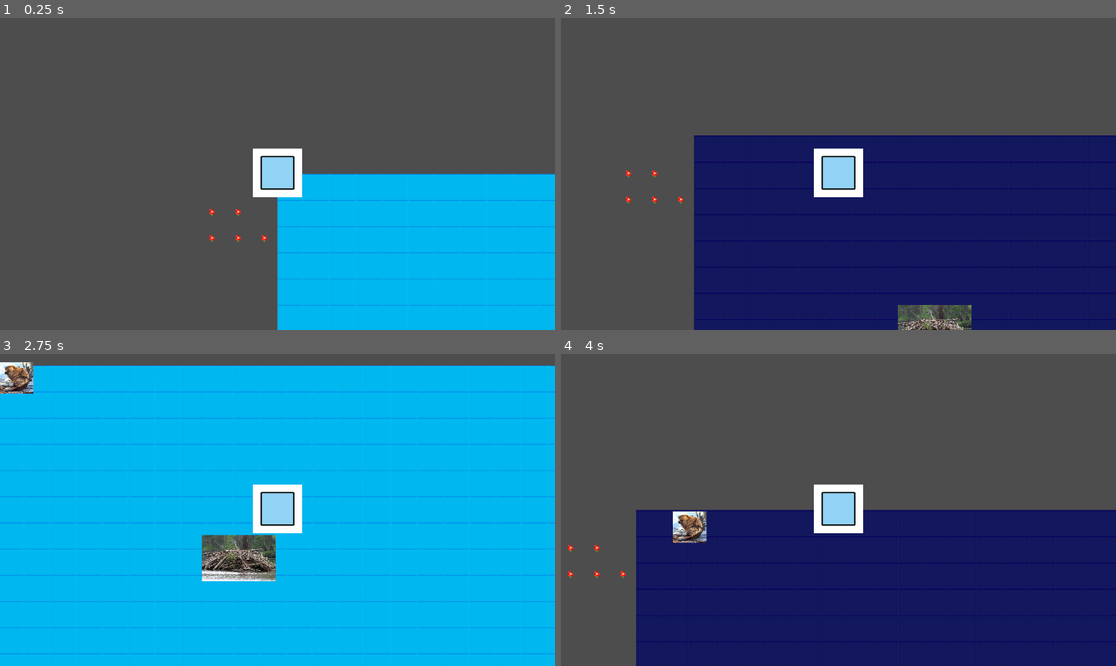
Above: before the commit, frames 1-4 (two rows, left to right).
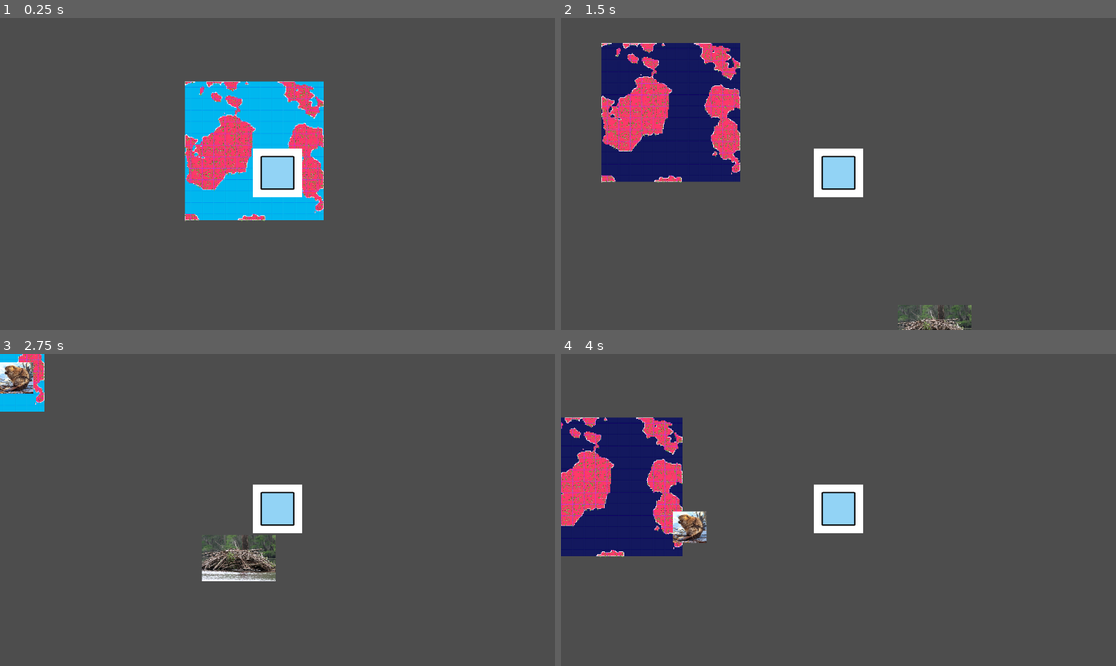
Above: after the commit, the same moments.

Repository: BigWing06/CS3-CapstoneProject
Game: Godot game, scene res://Viewport/Main.tscn
Two runs of this game, one before a commit and one after it. Both use one fixed random seed, a clock stepped at 60 frames per second and the inputs below.
Inputs:
- Up to frame 1 (0.25 s): no input
- Up to frame 2 (1.5 s): hold D (move_right) 0.53-1.28 s; hold S (move_down) from 1.28 s (still down)
- Up to frame 3 (2.75 s): release S (move_down) at 2.03 s; hold D (move_right) from 2.03 s (still down)
- Up to frame 4 (4 s): release D (move_right) at 2.78 s; hold W (move_up) 2.78-3.53 s; hold A (move_left) from 3.53 s (still down)

The runs differ from the first frame. In frame 1, 33% of the frame differs, in the area x 33-100%, y 20-100%; in frame 2, 54%; in frame 3, 92%, in the area x 0-100%, y 0-100%; in frame 4, 50%.

Commit message:
Update to rendering (switch to chunk system, accounts for position)

Diff:
--- a/Player/Player.gd
+++ b/Player/Player.gd
@@ -2,6 +2,7 @@
 
 @export var speed = 400
 var screen_size
+var chunk: Vector2i
 
 func _ready():
 	screen_size = get_viewport_rect().size
@@ -27,4 +28,4 @@
 	processMovement(delta)
 
 func _process(delta):
-	print(getCurrentChunk())
+	chunk = getCurrentChunk()
--- a/TileMap/tile_maps.gd
+++ b/TileMap/tile_maps.gd
@@ -1,39 +1,53 @@
 extends Node2D
 
+@export var chunkSize: Vector2i #Variable that determines how big a chunk is
+@export var chunkPlayerBuffer: int #Variable that determines how many chunks are rendered around the chunk the player is in
 
 # Called when the node enters the scene tree for the first time.
 var _terrainNoise = FastNoiseLite.new() # noise generator for terrain tilemap
 var _treeRand = RandomNumberGenerator.new() # random number generator for tree tilemap
 var _flowerRand = RandomNumberGenerator.new() # random generator object
+
+var _renderedChunks = [] #list that keeps track of the chunks that are rendered
+var _initalChunks = [Vector2i(-1, -1), Vector2i(-1, 0), Vector2i(-1, 1), Vector2i(0, -1), Vector2i(0, 0), Vector2i(0, 1), Vector2i(1, -1), Vector2i(1, 0), Vector2i(1, 1)]
+
 func _ready() -> void:
 	_terrainNoise.seed = global.WORLD_SEED
 	_treeRand.seed = global.WORLD_SEED
 	_flowerRand.seed = global.WORLD_SEED
-	_generate_chunk(position, Vector2(50, 50))
+	for chunk in _initalChunks:
+		print(chunk)
+		_generate_chunk(chunk)
 
 func getMainTilemap() -> TileMapLayer: #This function returns the terrain tilemap node for reference outside of this scene
 	return get_node("Terrain")
+
+func playerRenderNeighborChunks(playerChunk: Vector2i): #This function should be called by player scene instances so that more of the world is rendered when they leave the rendered area
+	pass
 
 # Called every frame. 'delta' is the elapsed time since the previous frame.
 func _process(delta: float) -> void:
 	pass
 
-func _generate_chunk(position: Vector2i,chunkSize: Vector2i):
+func _generate_chunk(chunkPosition: Vector2):
+	_renderedChunks.append(chunkPosition)
+	var position = Vector2i(chunkPosition.x * chunkSize.x, chunkPosition.y * chunkSize.y)
 	_generate_terrain_chunk(position, chunkSize)
 	_generate_tree_chunk(position, chunkSize)
 	_generate_decorations_chunk(position, chunkSize)
 
 func _generate_terrain_chunk(position: Vector2i, chunkSize: Vector2i): # generates the terrain based on position
+	print(position)
 	var _tile_pos = $Terrain.local_to_map(position)
 	var _snowToSet = [] # tiles to set to snow
 	var _waterToSet = [] # tiles to set to water
 	for x in range(chunkSize.x):
 		for y in range(chunkSize.y):
-			var _randNum = _terrainNoise.get_noise_2d(_tile_pos.x-chunkSize.x/2+x,_tile_pos.y-chunkSize.y/2+y)*10 # gets random number from noise
+			var _randNum = _terrainNoise.get_noise_2dv(Vector2(position)+Vector2(_tile_pos.x-chunkSize.x/2+x,_tile_pos.y-chunkSize.y/2+y))*10 # gets random number from noise
 			if _randNum >1:
-				_snowToSet.append(Vector2i(x,y)) # if the random number is greater than 1 add the tile position to the list of snow tiles
+				_snowToSet.append(position+Vector2i(x,y)) # if the random number is greater than 1 add the tile position to the list of snow tiles
 			else:
-				_waterToSet.append(Vector2i(x,y)) # otherwise add it to the list of water tiles
+				_waterToSet.append(position+Vector2i(x,y)) # otherwise add it to the list of water tiles
 	$Terrain.set_cells_terrain_connect(_snowToSet,0,0) # sets all of the snow array tiles to actually be snow
 	for pos in _waterToSet:
 		$Terrain.set_cell(pos,0,Vector2i(0,4)) # set all of the water array tiles to water
@@ -44,9 +58,9 @@
 	for x in range(chunkSize.x):
 		for y in range(chunkSize.y):
 			var _randNum = _treeRand.randf_range(0,1)
-			var _cellData = $Terrain.get_cell_tile_data(Vector2i(x,y)) # the terrain type at this position
+			var _cellData = $Terrain.get_cell_tile_data(position+Vector2i(x,y)) # the terrain type at this position
 			if _randNum >.8 and _cellData.terrain_set == 0: # if the terrain type is snow, and the random number is greater than 0.8
-				$Trees.set_cell(Vector2i(x,y),1,_treeOptions[_treeRand.randi_range(0,len(_treeOptions)-1)]) # set the tile to a random type of tree
+				$Trees.set_cell(position+Vector2i(x,y),1,_treeOptions[_treeRand.randi_range(0,len(_treeOptions)-1)]) # set the tile to a random type of tree
 
 func _generate_decorations_chunk(position: Vector2i, chunkSize: Vector2i):
 	var _tile_pos = $Decorations.local_to_map(position)
@@ -54,6 +68,6 @@
 	for x in range(chunkSize.x):
 		for y in range(chunkSize.y):
 			var _randNum = _flowerRand.randf_range(0,1)
-			var _cellData = $Terrain.get_cell_tile_data(Vector2i(x,y)) # the terrain type at this position
+			var _cellData = $Terrain.get_cell_tile_data(position+Vector2i(x,y)) # the terrain type at this position
 			if _randNum >.8 and _cellData.terrain_set == 0: # if the terrain type is snow, and the random number is greater than 0.8
-				$Decorations.set_cell(Vector2i(x,y),1,_flowerOptions[_flowerRand.randi_range(0,len(_flowerOptions)-1)]) # set the tile to a random type of tree
+				$Decorations.set_cell(position+Vector2i(x,y),1,_flowerOptions[_flowerRand.randi_range(0,len(_flowerOptions)-1)]) # set the tile to a random type of tree
--- a/TileMap/tile_maps.tscn
+++ b/TileMap/tile_maps.tscn
@@ -559,6 +559,8 @@
 
 [node name="TileMaps" type="Node2D"]
 script = ExtResource("1_bl065")
+chunkSize = Vector2i(50, 50)
+chunkPlayerBuffer = 3
 
 [node name="Terrain" type="TileMapLayer" parent="."]
 tile_set = SubResource("TileSet_nj143")
--- a/World/world.tscn
+++ b/World/world.tscn
@@ -9,7 +9,7 @@
 [node name="World" type="Node2D"]
 
 [node name="TileMaps" parent="." instance=ExtResource("1_xcin8")]
-scale = Vector2(1.7, 1.7)
+scale = Vector2(-0.06, -0.06)
 
 [node name="Player" parent="." instance=ExtResource("2_wbp8x")]
 
